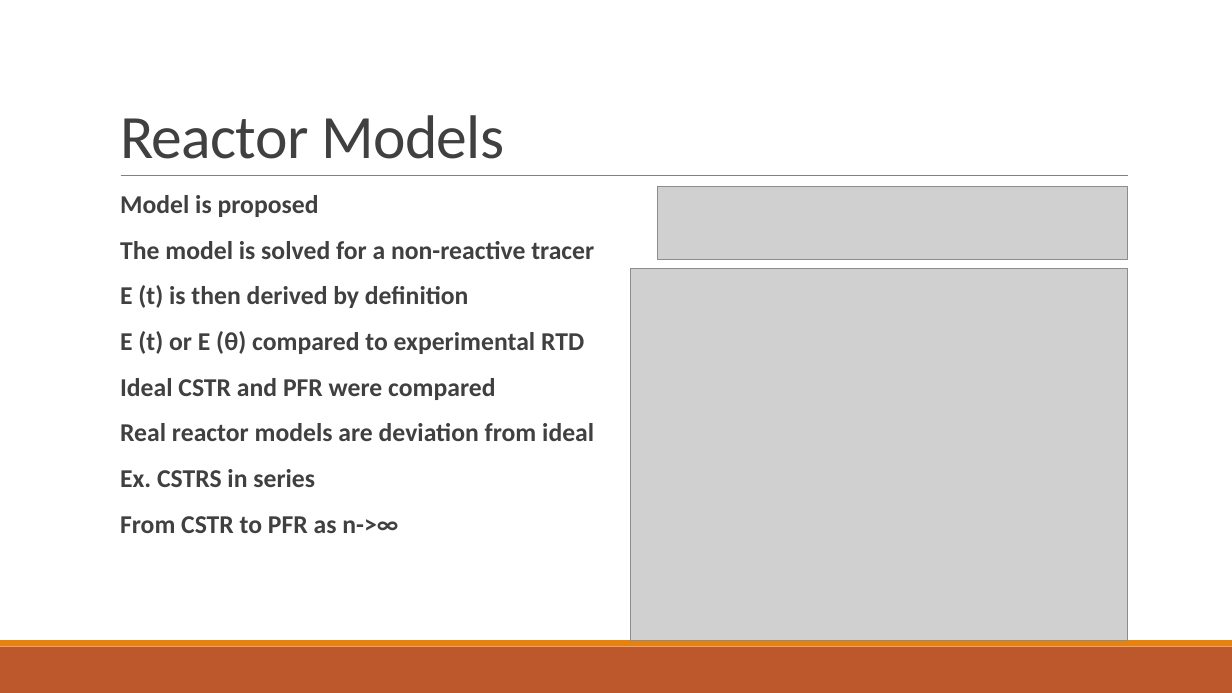
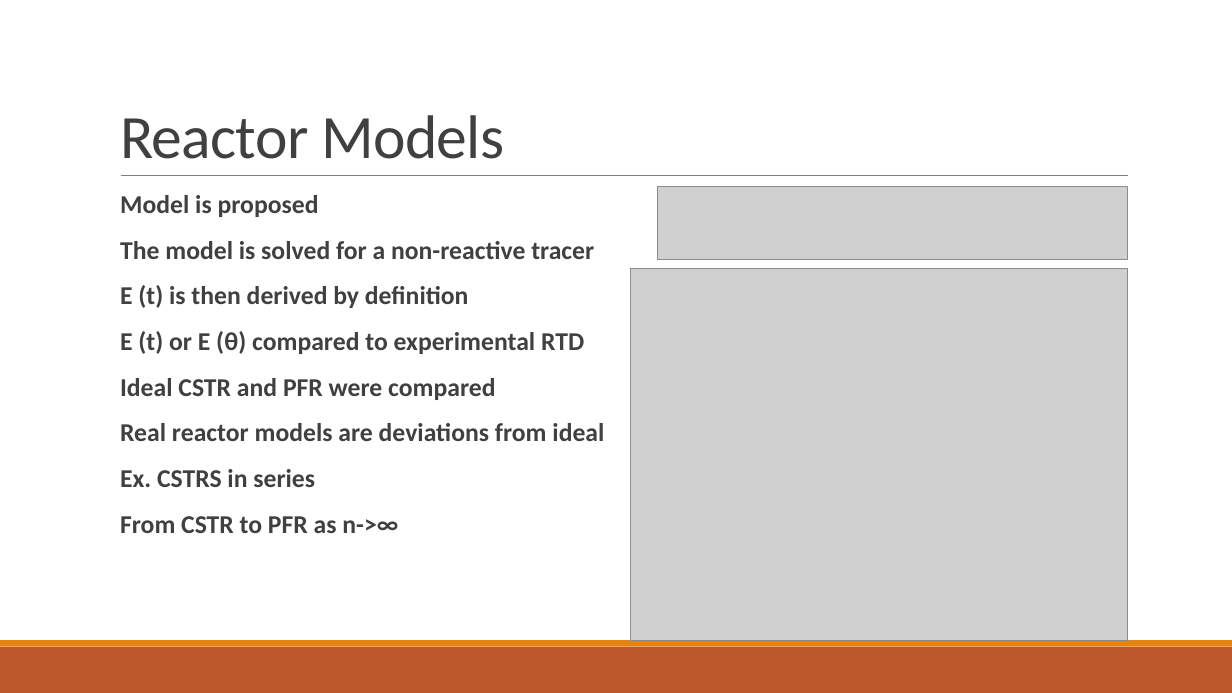
Before and after one commit to mark-edney/Thesis-Matlab, a slide deck: slide 11 of Thesis defense.pptx. Drawn at 1232x693 pixels with LibreOffice and Linux fonts; fonts in the diff are those of the drawing; grey boxes stand for pictures. Boxes give left, top, right and bottom in pixels: in the first picture for what was removed or moved away, otherwise in the second. Text is boxed around its words. In the diff, an @@ line names an element or a change of style, - is before the commit and + after.

```diff
--- a/Thesis defense.pptx
+++ b/Thesis defense.pptx
@@ text at box(120, 423, 604, 441): text changed @@
-  Real reactor models are deviation from ideal
+  Real reactor models are deviations from ideal
```
Also in this commit, not shown: 10 other slides changed.
